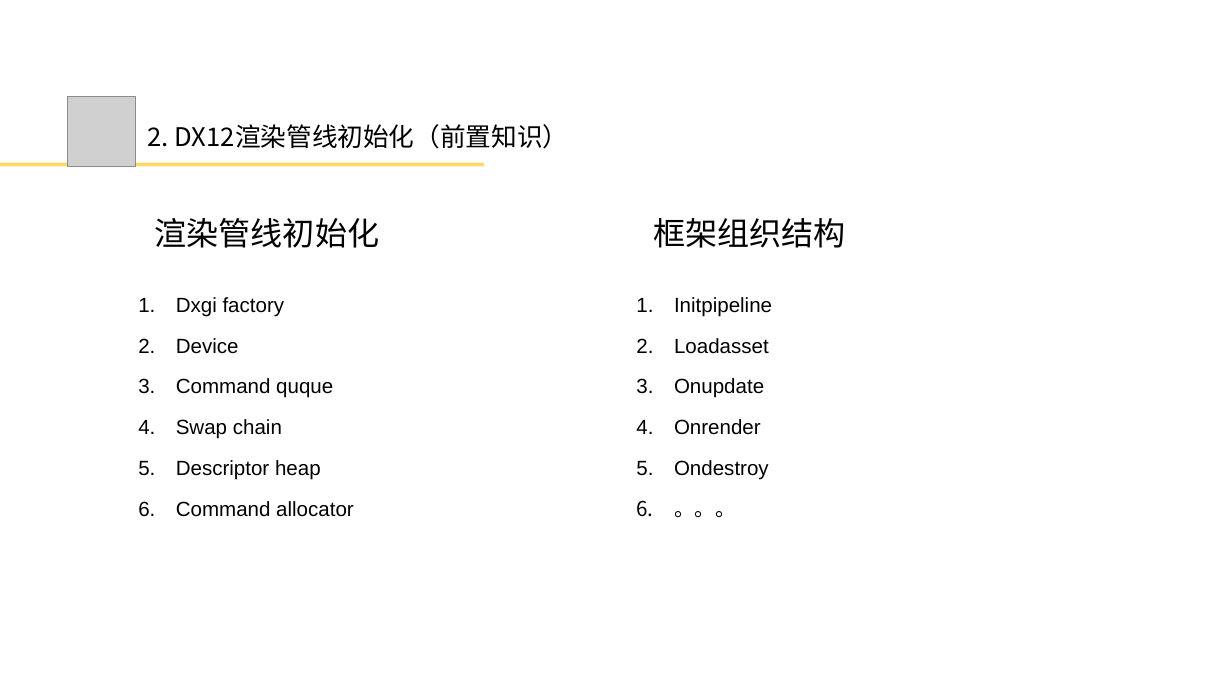
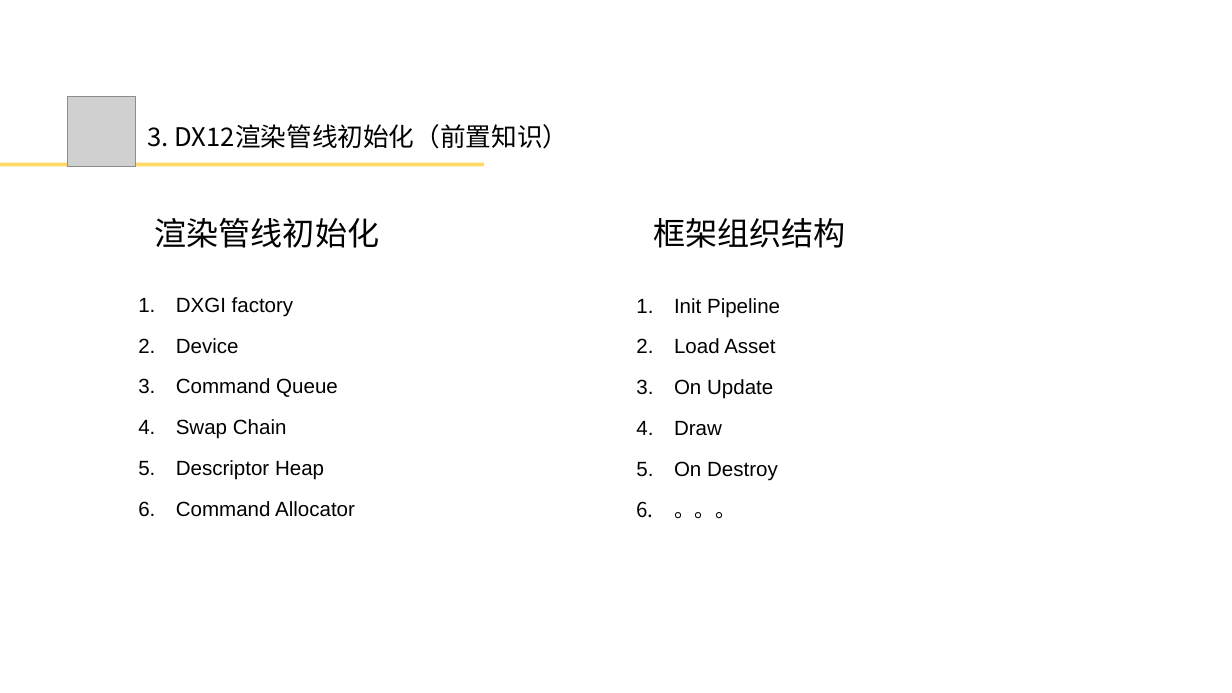
Before and after one commit to doomlover/KSGameEngineTutorials, a slide deck: slide 7 of PPTs/03.深入DX12绘制一.pptx (slide 6 before the commit). Drawn at 1232x693 pixels with LibreOffice and Linux fonts; fonts in the diff are those of the drawing; grey boxes stand for pictures. Boxes give left, top, right and bottom in pixels: in the first picture for what was removed or moved away, otherwise in the second. Text is boxed around its words. In the diff, an @@ line names an element or a change of style, - is before the commit and + after.

```diff
--- a/PPTs/03.深入DX12绘制一.pptx
+++ b/PPTs/03.深入DX12绘制一.pptx
@@ text at [148,124,569,149]: text changed @@
-2. DX12渲染管线初始化（前置知识）
+3. DX12渲染管线初始化（前置知识）
@@ text at [176,297,294,317]: text changed @@
-1. Dxgi factory
+1. DXGI factory
@@ text at [674,298,780,481]: text changed @@
-1. Initpipeline
-2. Loadasset
-3. Onupdate
-4. Onrender
-5. Ondestroy
+1. Init Pipeline
+2. Load Asset
+3. On Update
+4. Draw
+5. On Destroy
@@ text at [176,378,355,517]: text changed @@
-3. Command quque
-4. Swap chain
-5. Descriptor heap
-6. Command allocator
+3. Command Queue
+4. Swap Chain
+5. Descriptor Heap
+6. Command Allocator
```
Also in this commit, not shown: 16 other slides changed, 5 slides added, 1 slide removed, 1 other file.
